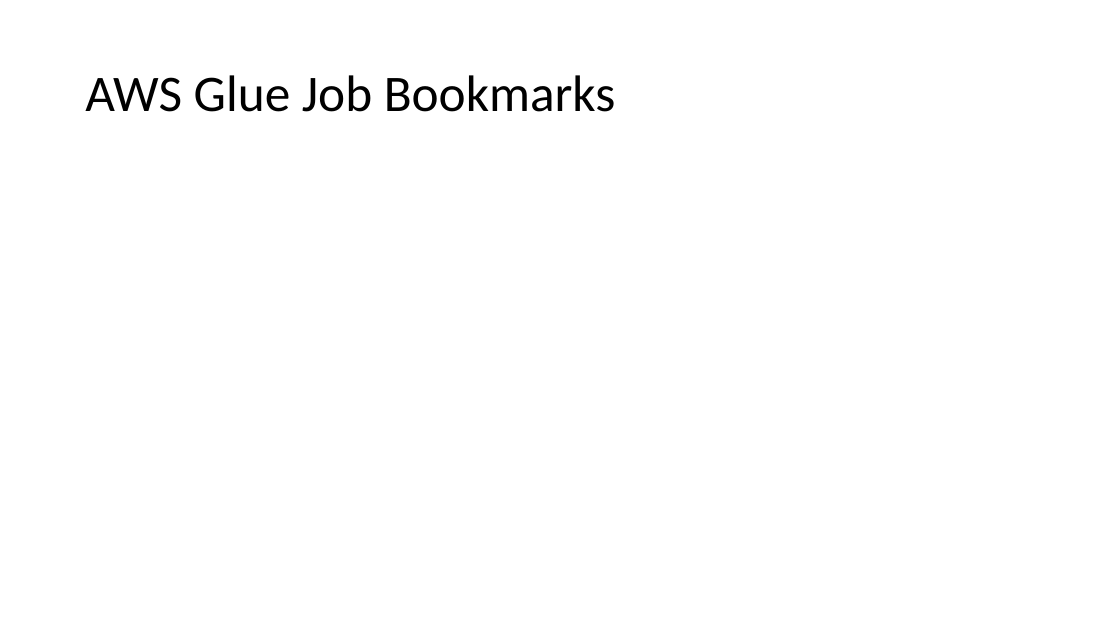
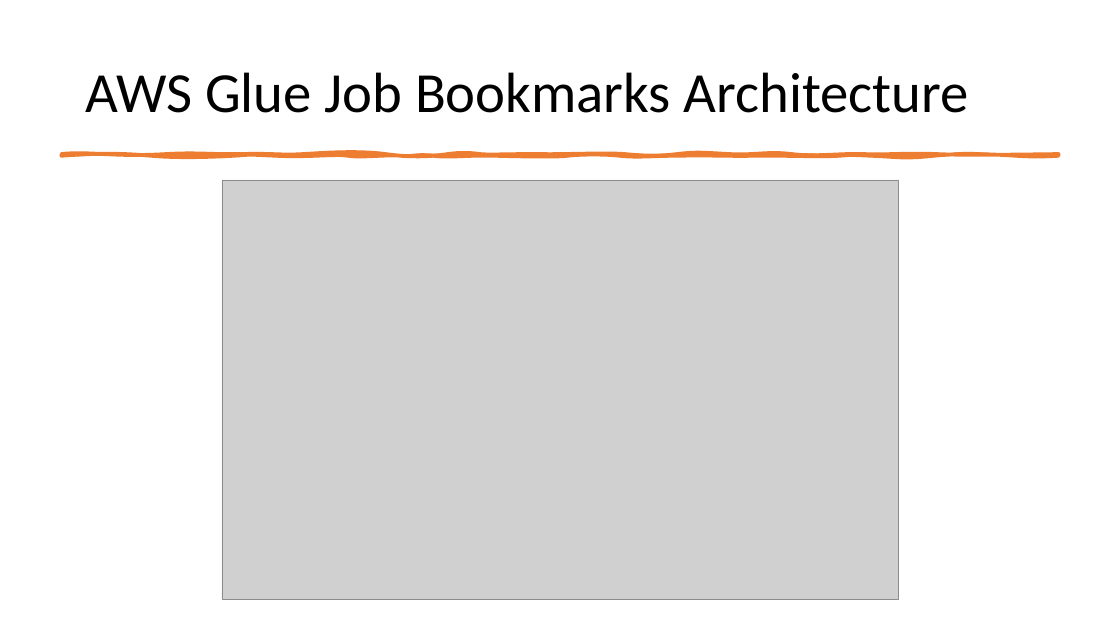
Before and after one commit to IlyaChakun/aws-iba-courses, a slide deck: slide 8 of lecture-materials/Analytics/aws_glue/data.pptx. Drawn at 1120x630 pixels with LibreOffice and Linux fonts; fonts in the diff are those of the drawing; grey boxes stand for pictures. Boxes give left, top, right and bottom in pixels: in the first picture for what was removed or moved away, otherwise in the second. Text is boxed around its words. In the diff, an @@ line names an element or a change of style, - is before the commit and + after.

```diff
--- a/lecture-materials/Analytics/aws_glue/data.pptx
+++ b/lecture-materials/Analytics/aws_glue/data.pptx
@@ title at box(85, 72, 969, 113): text changed; size 44 to 48.6 pt @@
-AWS Glue Job Bookmarks
+AWS Glue Job Bookmarks Architecture
@@ freeform shape added at box(61, 154, 1059, 155), fill #ED7D31, outline #ED7D31 3.25 pt @@
@@ picture added at box(222, 180, 898, 599) @@
@@ rectangle added at box(77, 476, 1120, 476), fill #FFFFFF @@
```
Also in this commit, not shown: 7 other slides changed, 2 slides added, 2 slides removed, 10 other files.
